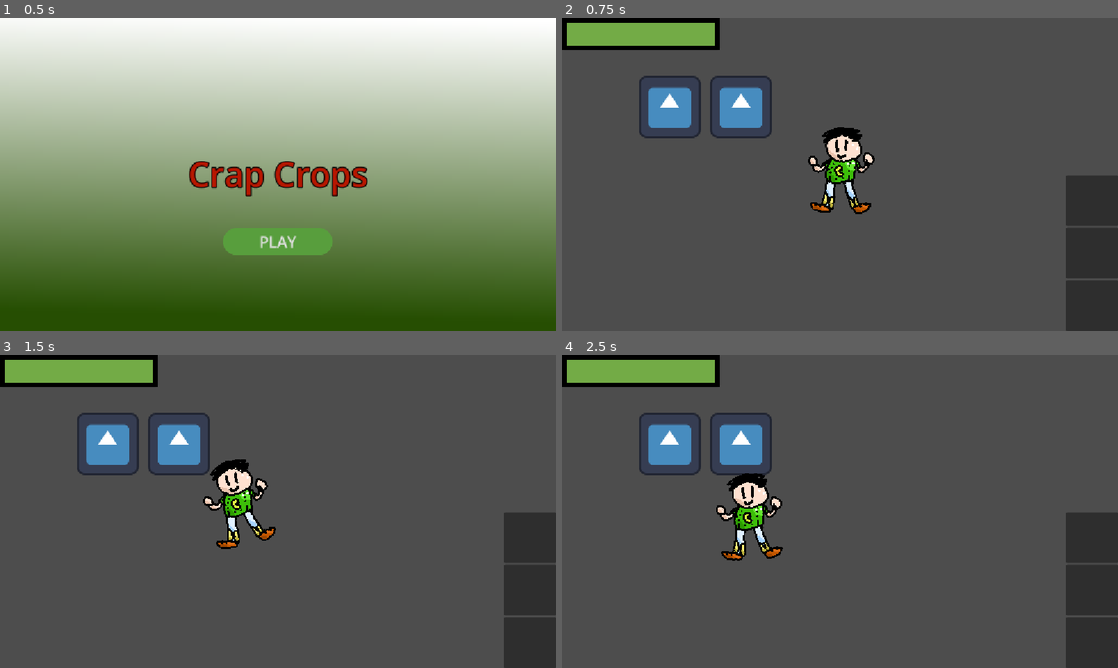
Above: before the commit, frames 1-4 (two rows, left to right).
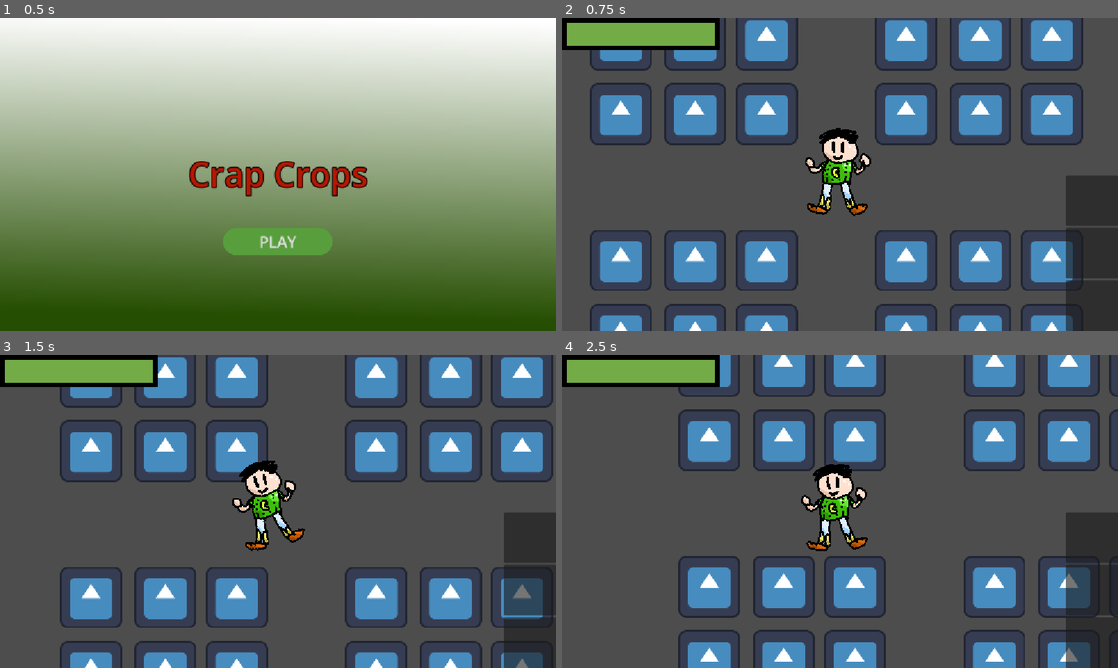
Above: after the commit, the same moments.

Repository: joaquinpani/CrapCrops
Game: Godot game, scene res://Scenes/control.tscn
The game is run twice, just before and just after one commit, with the same random seed, the same clock (stepped at 60 frames per second) and the same inputs. The engine's default icon, where the game draws it, is replaced by a stand-in: a white triangle on a blue panel in a dark square.
Inputs (mouse positions are in pixels of both pictures, inside the frame that each line leads up to):
- Up to frame 1 (0.5 s): no input
- Up to frame 2 (0.75 s): click "PLAY" at 0.5 s
- Up to frame 3 (1.5 s): tap Enter at 1.25 s; move the mouse to (400, 495) at 1.27 s; hold Right from 1.28 s (still down); hold A (a) from 1.28 s (still down); click (400, 495) at 1.42 s
- Up to frame 4 (2.5 s): tap D (d) at 1.55, 2.1 s; move the mouse to (728, 527) at 2.02 s; release Right at 2.03 s; release A (a) at 2.03 s; hold Down from 2.03 s (still down); tap S (s) at 2.3 s

Frame 1 is identical in both runs. In frame 2, 26% of the frame differs, in the area x 5-94%, y 0-100%; in frame 3, 27%, in the area x 10-100%, y 0-100%; in frame 4, 26%.

Commit message:
Added seed nodes

Diff:
--- /dev/null
+++ b/crapcrops/Scenes/farming_plot.gd
@@ -0,0 +1,3 @@
+extends Area2D
+
+@export var plant_planted : String
--- a/crapcrops/Scenes/farming_plot.tscn
+++ b/crapcrops/Scenes/farming_plot.tscn
@@ -1,11 +1,13 @@
 [gd_scene format=3 uid="uid://biabjbw87le8b"]
 
 [ext_resource type="Texture2D" uid="uid://khinsbq22d4f" path="res://icon.svg" id="1_djmqr"]
+[ext_resource type="Script" uid="uid://c2o0wddwii52o" path="res://Scenes/farming_plot.gd" id="1_io3c2"]
 
 [sub_resource type="RectangleShape2D" id="RectangleShape2D_adqv7"]
 size = Vector2(123, 124)
 
 [node name="farming_plot" type="Area2D" unique_id=502037821]
+script = ExtResource("1_io3c2")
 
 [node name="CollisionShape2D" type="CollisionShape2D" parent="." unique_id=1228885061]
 position = Vector2(-0.5, 0)
--- a/crapcrops/Scenes/game.tscn
+++ b/crapcrops/Scenes/game.tscn
@@ -3,6 +3,7 @@
 [ext_resource type="PackedScene" uid="uid://dt1wsqr03hcpq" path="res://jugador.tscn" id="1_ebmjs"]
 [ext_resource type="PackedScene" uid="uid://eg1w3javw7ps" path="res://Scenes/game_ui.tscn" id="2_qxrlw"]
 [ext_resource type="PackedScene" uid="uid://biabjbw87le8b" path="res://Scenes/farming_plot.tscn" id="3_wrm1d"]
+[ext_resource type="PackedScene" uid="uid://b7dl3ov2in0f6" path="res://Scenes/seed.tscn" id="4_3dryh"]
 
 [node name="world_map" type="Node2D" unique_id=1127061780]
 
@@ -20,5 +21,76 @@
 [node name="farming_plot2" parent="farm/farming_plots" unique_id=1883575289 instance=ExtResource("3_wrm1d")]
 position = Vector2(371, 184)
 
+[node name="farming_plot3" parent="farm/farming_plots" unique_id=1105007517 instance=ExtResource("3_wrm1d")]
+position = Vector2(69, 184)
+
+[node name="farming_plot4" parent="farm/farming_plots" unique_id=2112361850 instance=ExtResource("3_wrm1d")]
+position = Vector2(223, 30)
+
+[node name="farming_plot5" parent="farm/farming_plots" unique_id=85268285 instance=ExtResource("3_wrm1d")]
+position = Vector2(371, 30)
+
+[node name="farming_plot6" parent="farm/farming_plots" unique_id=389670597 instance=ExtResource("3_wrm1d")]
+position = Vector2(69, 30)
+
+[node name="farming_plot7" parent="farm/farming_plots" unique_id=1800632412 instance=ExtResource("3_wrm1d")]
+position = Vector2(814, 184)
+
+[node name="farming_plot8" parent="farm/farming_plots" unique_id=1861082935 instance=ExtResource("3_wrm1d")]
+position = Vector2(962, 184)
+
+[node name="farming_plot9" parent="farm/farming_plots" unique_id=1201934419 instance=ExtResource("3_wrm1d")]
+position = Vector2(660, 184)
+
+[node name="farming_plot10" parent="farm/farming_plots" unique_id=1097462829 instance=ExtResource("3_wrm1d")]
+position = Vector2(814, 30)
+
+[node name="farming_plot11" parent="farm/farming_plots" unique_id=285141294 instance=ExtResource("3_wrm1d")]
+position = Vector2(962, 30)
+
+[node name="farming_plot12" parent="farm/farming_plots" unique_id=491685580 instance=ExtResource("3_wrm1d")]
+position = Vector2(660, 30)
+
+[node name="farming_plot13" parent="farm/farming_plots" unique_id=987915256 instance=ExtResource("3_wrm1d")]
+position = Vector2(223, 641)
+
+[node name="farming_plot14" parent="farm/farming_plots" unique_id=29645333 instance=ExtResource("3_wrm1d")]
+position = Vector2(371, 641)
+
+[node name="farming_plot15" parent="farm/farming_plots" unique_id=1501469707 instance=ExtResource("3_wrm1d")]
+position = Vector2(69, 641)
+
+[node name="farming_plot16" parent="farm/farming_plots" unique_id=601215059 instance=ExtResource("3_wrm1d")]
+position = Vector2(223, 487)
+
+[node name="farming_plot17" parent="farm/farming_plots" unique_id=1500426448 instance=ExtResource("3_wrm1d")]
+position = Vector2(371, 487)
+
+[node name="farming_plot18" parent="farm/farming_plots" unique_id=1972693575 instance=ExtResource("3_wrm1d")]
+position = Vector2(69, 487)
+
+[node name="farming_plot19" parent="farm/farming_plots" unique_id=307131515 instance=ExtResource("3_wrm1d")]
+position = Vector2(814, 641)
+
+[node name="farming_plot20" parent="farm/farming_plots" unique_id=310007669 instance=ExtResource("3_wrm1d")]
+position = Vector2(962, 641)
+
+[node name="farming_plot21" parent="farm/farming_plots" unique_id=1467159822 instance=ExtResource("3_wrm1d")]
+position = Vector2(660, 641)
+
+[node name="farming_plot22" parent="farm/farming_plots" unique_id=1756794824 instance=ExtResource("3_wrm1d")]
+position = Vector2(814, 487)
+
+[node name="farming_plot23" parent="farm/farming_plots" unique_id=1386599161 instance=ExtResource("3_wrm1d")]
+position = Vector2(962, 487)
+
+[node name="farming_plot24" parent="farm/farming_plots" unique_id=1456194138 instance=ExtResource("3_wrm1d")]
+position = Vector2(660, 487)
+
 [node name="Node2D" parent="." unique_id=829674104 instance=ExtResource("1_ebmjs")]
-position = Vector2(583, 321)
+position = Vector2(523, 309)
+
+[node name="Camera2D" type="Camera2D" parent="Node2D" unique_id=1936386938]
+
+[node name="seed" parent="." unique_id=855798269 instance=ExtResource("4_3dryh")]
+position = Vector2(1439, 353)
--- /dev/null
+++ b/crapcrops/Scenes/seed.tscn
@@ -0,0 +1,19 @@
+[gd_scene format=3 uid="uid://b7dl3ov2in0f6"]
+
+[ext_resource type="Script" uid="uid://cuxhsjd54yurd" path="res://Scripts/seed.gd" id="1_arhpd"]
+[ext_resource type="Texture2D" uid="uid://khinsbq22d4f" path="res://icon.svg" id="1_h627t"]
+
+[sub_resource type="RectangleShape2D" id="RectangleShape2D_pf0hw"]
+size = Vector2(89, 89)
+
+[node name="seed" type="Area2D" unique_id=855798269]
+script = ExtResource("1_arhpd")
+
+[node name="CollisionShape2D" type="CollisionShape2D" parent="." unique_id=1420501769]
+position = Vector2(-16.5, -13.5)
+shape = SubResource("RectangleShape2D_pf0hw")
+
+[node name="Sprite2D" type="Sprite2D" parent="." unique_id=1456558194]
+position = Vector2(-18, -18)
+scale = Vector2(0.71875, 0.71875)
+texture = ExtResource("1_h627t")
--- /dev/null
+++ b/crapcrops/Scripts/global.gd
@@ -0,0 +1,7 @@
+extends Node
+
+var seed_inventory : Dictionary = {
+	1: 0,
+	2: 0,
+	3: 0
+}
--- /dev/null
+++ b/crapcrops/Scripts/seed.gd
@@ -0,0 +1,3 @@
+extends Area2D
+
+@export var seed_type : String
--- a/crapcrops/project.godot
+++ b/crapcrops/project.godot
@@ -14,6 +14,10 @@
 run/main_scene="uid://b7q7jb5vaariy"
 config/features=PackedStringArray("4.7", "GL Compatibility")
 config/icon="res://icon.svg"
+
+[autoload]
+
+Global="*uid://cashcklupm5yt"
 
 [display]
 
@@ -50,6 +54,26 @@
 "events": [Object(InputEventKey,"resource_local_to_scene":false,"resource_name":"","device":-1,"window_id":0,"alt_press …(191 unchanged characters)…
 ]
 }
+1={
+"deadzone": 0.2,
+"events": [Object(InputEventKey,"resource_local_to_scene":false,"resource_name":"","device":-1,"window_id":0,"alt_pressed":false,"shift_pressed":false,"ctrl_pressed":false,"meta_pressed":false,"pressed":false,"keycode":0,"physical_keycode":49,"key_label":0,"unicode":49,"location":0,"echo":false,"script":null)
+]
+}
+2={
+"deadzone": 0.2,
+"events": [Object(InputEventKey,"resource_local_to_scene":false,"resource_name":"","device":-1,"window_id":0,"alt_pressed":false,"shift_pressed":false,"ctrl_pressed":false,"meta_pressed":false,"pressed":false,"keycode":0,"physical_keycode":50,"key_label":0,"unicode":50,"location":0,"echo":false,"script":null)
+]
+}
+3={
+"deadzone": 0.2,
+"events": [Object(InputEventKey,"resource_local_to_scene":false,"resource_name":"","device":-1,"window_id":0,"alt_pressed":false,"shift_pressed":false,"ctrl_pressed":false,"meta_pressed":false,"pressed":false,"keycode":0,"physical_keycode":51,"key_label":0,"unicode":51,"location":0,"echo":false,"script":null)
+]
+}
+e={
+"deadzone": 0.2,
+"events": [Object(InputEventKey,"resource_local_to_scene":false,"resource_name":"","device":-1,"window_id":0,"alt_pressed":false,"shift_pressed":false,"ctrl_pressed":false,"meta_pressed":false,"pressed":false,"keycode":0,"physical_keycode":69,"key_label":0,"unicode":101,"location":0,"echo":false,"script":null)
+]
+}
 
 [physics]
 
Not shown, added: crapcrops/Scenes/farming_plot.gd.uid
Not shown, added: crapcrops/Scripts/global.gd.uid
Not shown, added: crapcrops/Scripts/seed.gd.uid
